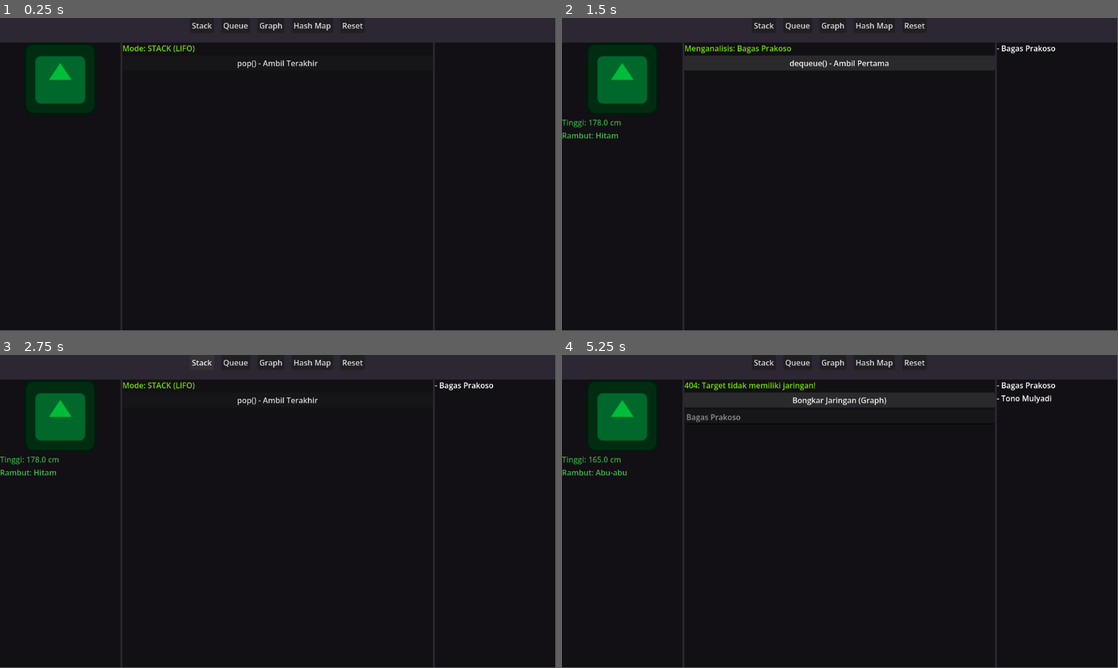
Above: before the commit, frames 1-4 (two rows, left to right).
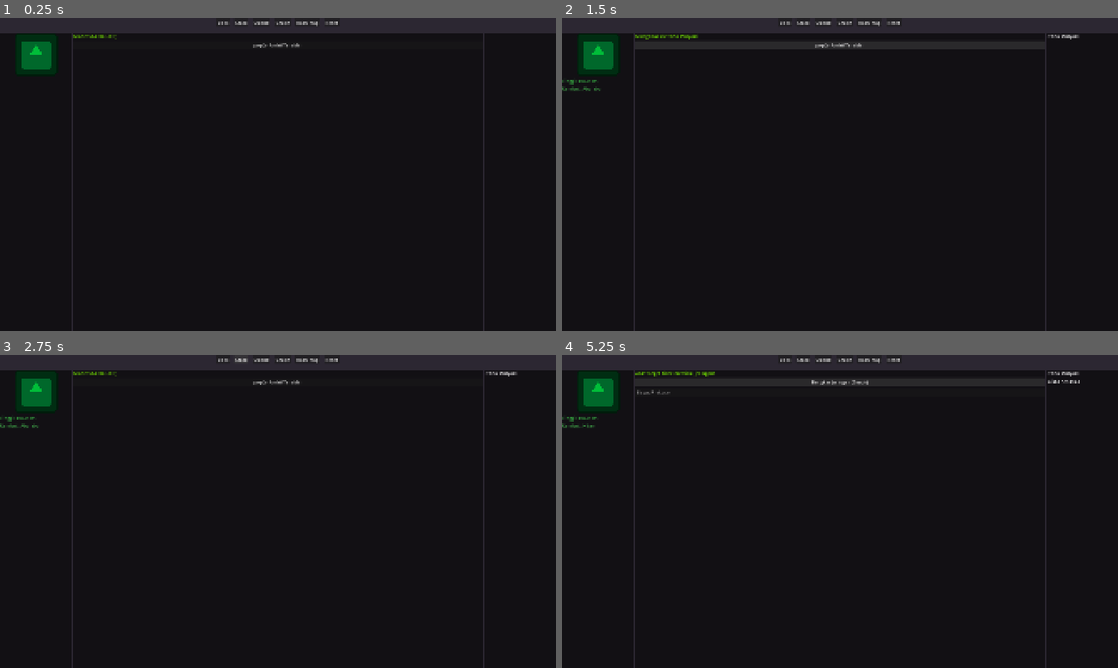
Above: after the commit, the same moments.

Repository: rafirachman07-cyber/DSA-Detective-Godot
Game: Godot game, scene res://scripts/game_utama.tscn
Same seed, same stepped clock (60 frames per second), same inputs: the game is played once before the commit and once after it. The engine's default icon, where the game draws it, is replaced by a stand-in: a white triangle on a blue panel in a dark square.
Inputs (mouse positions are in pixels of both pictures, inside the frame that each line leads up to):
- Up to frame 1 (0.25 s): no input
- Up to frame 2 (1.5 s): click (784, 21) at 0.5 s, where only the run after the commit has a clickable "Back"; click "dequeue() - Ambil Pertama" (after the commit: "pop() - Ambil Terakhir") at 1.25 s
- Up to frame 3 (2.75 s): click "Stack" at 2 s
- Up to frame 4 (5.25 s): click "pop() - Ambil Terakhir" at 2.75 s; click "Queue" at 3.5 s; click "Graph" at 4.25 s; click "Bongkar Jaringan (Graph)" at 5 s
In our replay, the window is 799x449 before the commit and 800x450 after it. These sizes can differ from the game's own. Grey fills any space a smaller window leaves; there, only what the larger window draws over its background counts as a difference.

The runs differ from the first frame. In frame 1, 7.0% of the frame differs, in the area x 0-100%, y 0-100%; in frame 2, 10%; in frame 3, 7.4%; in frame 4, 9.9%.

Commit message:
Main Menu page

Diff:
--- a/project.godot
+++ b/project.godot
@@ -19,6 +19,12 @@
 
 GameManager="*uid://n8bjmsp1xiuc"
 
+[display]
+
+window/size/viewport_width=1920
+window/size/viewport_height=1080
+window/stretch/mode="canvas_items"
+
 [physics]
 
 3d/physics_engine="Jolt Physics"
--- a/scripts/game_utama.gd
+++ b/scripts/game_utama.gd
@@ -137,3 +137,7 @@
 	label_status.text = "Sistem Reset. Berkas utuh."
 	for anak in daftar_temuan.get_children():
 		anak.queue_free()
+
+
+func _on_btn_back_pressed():
+	get_tree().change_scene_to_file("res://scripts/main_menu.tscn")
--- a/scripts/game_utama.tscn
+++ b/scripts/game_utama.tscn
@@ -43,6 +43,11 @@
 layout_mode = 2
 theme_override_constants/separation = 15
 alignment = 1
+
+[node name="BtnBack" type="Button" parent="MainLayout/BrokeBar" unique_id=57163803]
+layout_mode = 2
+text = "Back
+"
 
 [node name="BtnStack" type="Button" parent="MainLayout/BrokeBar" unique_id=601998026]
 layout_mode = 2
@@ -124,6 +129,7 @@
 [node name="VBoxContainer" type="VBoxContainer" parent="MainLayout/WorkArea/PanelContainer3/ScrollContainer" unique_id=722479545]
 layout_mode = 2
 
+[connection signal="pressed" from="MainLayout/BrokeBar/BtnBack" to="." method="_on_btn_back_pressed"]
 [connection signal="pressed" from="MainLayout/BrokeBar/BtnStack" to="." method="_on_btn_stack_pressed"]
 [connection signal="pressed" from="MainLayout/BrokeBar/BtnQueue" to="." method="_on_btn_queue_pressed"]
 [connection signal="pressed" from="MainLayout/BrokeBar/BtnGraph" to="." method="_on_btn_graph_pressed"]
